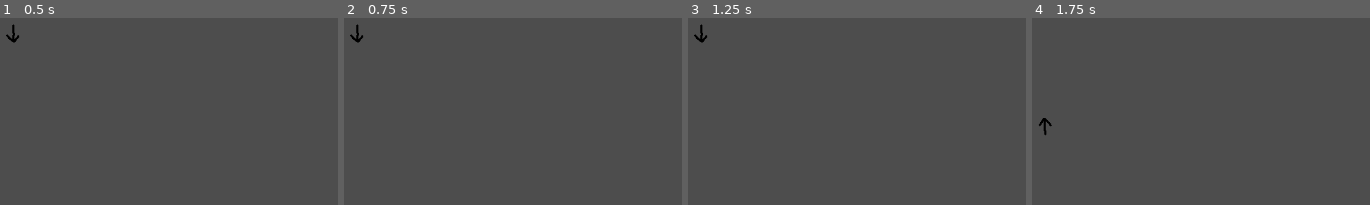
Above: before the commit, frames 1-4 (left to right).
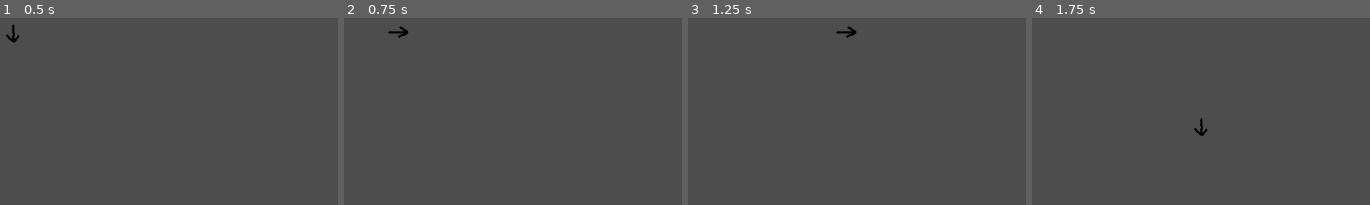
Above: after the commit, the same moments.

Repository: willmaier/EpicGamersGame
Game: Godot game, scene res://scenes/main.tscn
The game is run twice, just before and just after one commit, with the same random seed, the same clock (stepped at 60 frames per second) and the same inputs.
Inputs:
- Up to frame 1 (0.5 s): no input
- Up to frame 2 (0.75 s): tap Enter at 0.5 s; hold Right (ui_right) from 0.53 s (still down)
- Up to frame 3 (1.25 s): keep holding Right (ui_right)
- Up to frame 4 (1.75 s): release Right (ui_right) at 1.28 s; hold Down (ui_down) from 1.28 s (still down)

Frame 1 is identical in both runs. In frame 2, 0.3% of the frame differs, in the area x 1-19%, y 3-14%; in frame 3, 0.3%; in frame 4, 0.3%.

Commit message:
Clean up and fixed movement
Added some TODOs but a basic controller is finished

Diff:
--- a/prefabs/player.tscn
+++ b/prefabs/player.tscn
@@ -126,36 +126,35 @@
 "Up": SubResource("Animation_rc4qx")
 }
 
-[sub_resource type="AnimationNodeAnimation" id="AnimationNodeAnimation_jliee"]
+[sub_resource type="AnimationNodeAnimation" id="AnimationNodeAnimation_gmd75"]
+animation = &"Down"
+
+[sub_resource type="AnimationNodeAnimation" id="AnimationNodeAnimation_r2rh8"]
+animation = &"Up"
+
+[sub_resource type="AnimationNodeAnimation" id="AnimationNodeAnimation_5k2b3"]
 animation = &"Left"
 
-[sub_resource type="AnimationNodeAnimation" id="AnimationNodeAnimation_xlyh5"]
+[sub_resource type="AnimationNodeAnimation" id="AnimationNodeAnimation_oaqmn"]
 animation = &"Right"
 
-[sub_resource type="AnimationNodeAnimation" id="AnimationNodeAnimation_kuqcl"]
-animation = &"Down"
+[sub_resource type="AnimationNodeBlendSpace2D" id="AnimationNodeBlendSpace2D_ixj65"]
+blend_point_0/node = SubResource("AnimationNodeAnimation_gmd75")
+blend_point_0/pos = Vector2(0, 1)
+blend_point_1/node = SubResource("AnimationNodeAnimation_r2rh8")
+blend_point_1/pos = Vector2(0, -1)
+blend_point_2/node = SubResource("AnimationNodeAnimation_5k2b3")
+blend_point_2/pos = Vector2(-1, 0)
+blend_point_3/node = SubResource("AnimationNodeAnimation_oaqmn")
+blend_point_3/pos = Vector2(1, 0)
 
-[sub_resource type="AnimationNodeAnimation" id="AnimationNodeAnimation_2x47j"]
-animation = &"Up"
-
-[sub_resource type="AnimationNodeBlendSpace2D" id="AnimationNodeBlendSpace2D_ngcie"]
-blend_point_0/node = SubResource("AnimationNodeAnimation_jliee")
-blend_point_0/pos = Vector2(-1, 0)
-blend_point_1/node = SubResource("AnimationNodeAnimation_xlyh5")
-blend_point_1/pos = Vector2(1, 0)
-blend_point_2/node = SubResource("AnimationNodeAnimation_kuqcl")
-blend_point_2/pos = Vector2(0, -0.9)
-blend_point_3/node = SubResource("AnimationNodeAnimation_2x47j")
-blend_point_3/pos = Vector2(0, 1)
-blend_mode = 1
-
-[sub_resource type="AnimationNodeStateMachineTransition" id="AnimationNodeStateMachineTransition_qbisc"]
+[sub_resource type="AnimationNodeStateMachineTransition" id="AnimationNodeStateMachineTransition_4gt6t"]
 advance_mode = 2
 
 [sub_resource type="AnimationNodeStateMachine" id="AnimationNodeStateMachine_p682w"]
-states/walking/node = SubResource("AnimationNodeBlendSpace2D_ngcie")
-states/walking/position = Vector2(410.667, 78.6667)
-transitions = ["Start", "walking", SubResource("AnimationNodeStateMachineTransition_qbisc")]
+states/walking/node = SubResource("AnimationNodeBlendSpace2D_ixj65")
+states/walking/position = Vector2(371.333, 82.6667)
+transitions = ["Start", "walking", SubResource("AnimationNodeStateMachineTransition_4gt6t")]
 
 [node name="Player" type="CharacterBody2D"]
 script = ExtResource("1_dytxa")
@@ -172,14 +171,14 @@
 [node name="AnimationTree" type="AnimationTree" parent="."]
 tree_root = SubResource("AnimationNodeStateMachine_p682w")
 anim_player = NodePath("../AnimationPlayer")
-parameters/walking/blend_position = Vector2(-0.0021112, 0.634218)
+parameters/walking/blend_position = Vector2(0, 0)
 
 [node name="Sprite2D" type="Sprite2D" parent="."]
 texture_filter = 1
 texture = ExtResource("1_orqjq")
 hframes = 2
 vframes = 2
-frame = 3
+frame = 2
 metadata/_aseprite_wizard_config_ = {
 "i_mode": -1,
 "keep_anim_length": false,
--- a/scripts/playercontroller.gd
+++ b/scripts/playercontroller.gd
@@ -7,19 +7,20 @@
 
 func _physics_process(delta):
 	# Get the input direction and handle the movement/deceleration.
-	# As good practice, you should replace UI actions with custom gameplay actions.
+	# TODO this could use some optimization as it is simply just a placeholder
+	# also there is a snapback issue with animation currently that can be fixed later
 	var horizontal_direction = Input.get_axis("ui_left", "ui_right")
 	var vertical_direction = Input.get_axis("ui_up", "ui_down")
-	if horizontal_direction:
+	if horizontal_direction || vertical_direction:
 		velocity.x = horizontal_direction * SPEED
-	if vertical_direction:
 		velocity.y = vertical_direction * SPEED
 	else:
-		velocity.x = move_toward(velocity.x, 0, SPEED)
-		velocity.y = move_toward(velocity.y, 0, SPEED)
+		velocity.x = move_toward(velocity.normalized().x, 0, SPEED)
+		velocity.y = move_toward(velocity.normalized().y, 0, SPEED)
 
-	check_animation_orientation()
+	set_animation()
 	move_and_slide()
 
-func check_animation_orientation():
+# Use this when more states are added into the animation tree if we decide to use it
+func set_animation():
 	animated_tree.set("parameters/walking/blend_position", velocity)
